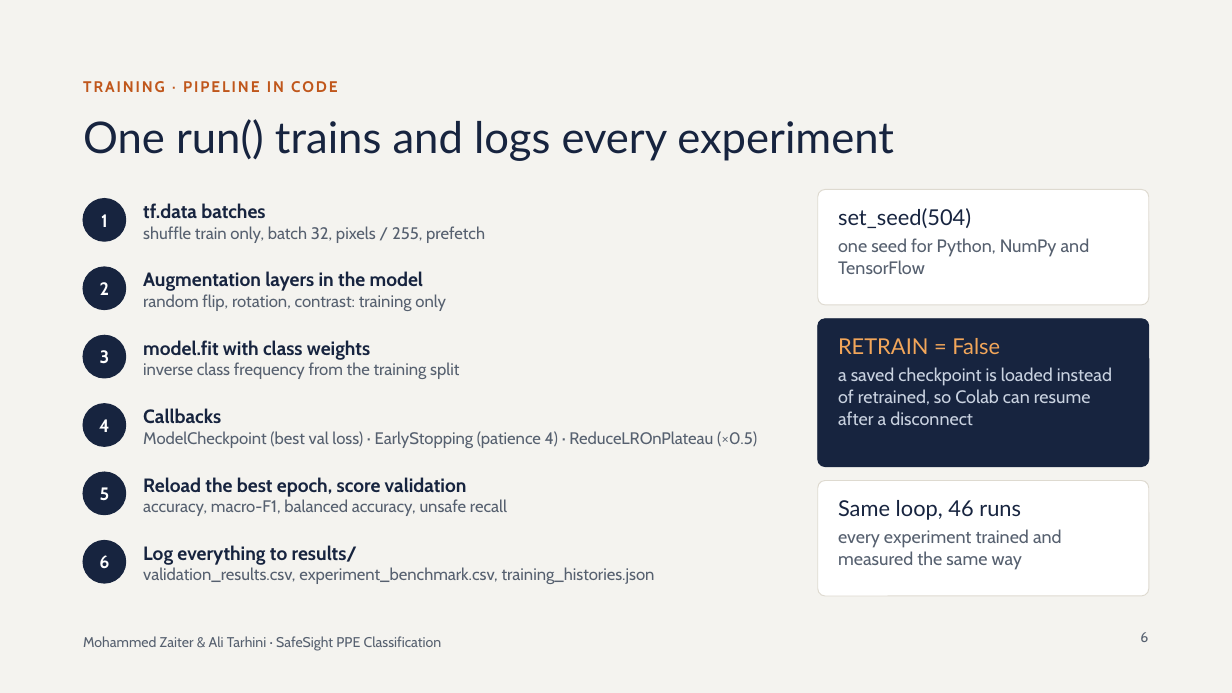
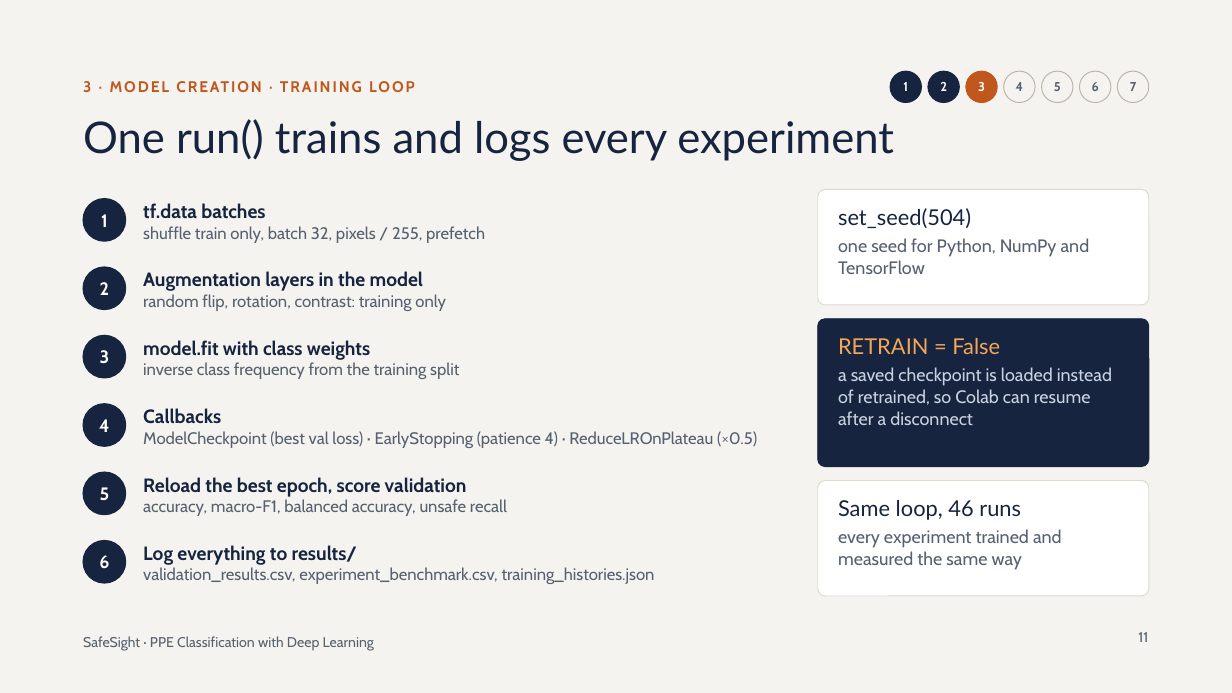
Before and after one commit to MohammedZaiter/Neural-Networks-and-Deep-Learning, a slide deck: slide 11 of Presentation/SafeSight_PPE_Deep_Learning.pptx (slide 6 before the commit). Drawn at 1232x693 pixels with LibreOffice and Linux fonts; fonts in the diff are those of the drawing. Boxes give left, top, right and bottom in pixels: in the first picture for what was removed or moved away, otherwise in the second. Text is boxed around its words. In the diff, an @@ line names an element or a change of style, - is before the commit and + after.

```diff
--- a/Presentation/SafeSight_PPE_Deep_Learning.pptx
+++ b/Presentation/SafeSight_PPE_Deep_Learning.pptx
@@ text at [83,81,91,92]: text changed @@
-TRAINING · PIPELINE IN CODE
+3 · MODEL CREATION · TRAINING LOOP
@@ ellipse added at [890,71,921,103], fill #17243F, outline #17243F 0.75 pt @@
@@ text added at [903,82,908,91], 10 pt, text #FFFFFF, bold @@
+1
@@ ellipse added at [928,71,959,103], fill #17243F, outline #17243F 0.75 pt @@
@@ text added at [940,82,947,91], 10 pt, text #FFFFFF, bold @@
+2
@@ ellipse added at [966,71,997,103], fill #C0571C, outline #C0571C 0.75 pt @@
@@ text added at [978,82,985,91], 10 pt, text #FFFFFF, bold @@
+3
@@ ellipse added at [1004,71,1035,103], fill #F4F3EF, outline #B9B4A8 0.75 pt @@
@@ text added at [1016,82,1023,91], 10 pt, text #56606F, bold @@
+4
@@ ellipse added at [1042,71,1073,103], fill #F4F3EF, outline #B9B4A8 0.75 pt @@
@@ text added at [1054,82,1061,91], 10 pt, text #56606F, bold @@
+5
@@ text "6": place and size @@
-text "6" at [1140,632,1148,642]
+text "6" at [1092,82,1099,91]
@@ text "6" at [1092,82,1099,91]: size 11 to 10 pt, bold on; alignment right to centre; vertical alignment top to middle @@
@@ ellipse added at [1080,71,1111,103], fill #F4F3EF, outline #B9B4A8 0.75 pt @@
@@ ellipse added at [1117,71,1149,103], fill #F4F3EF, outline #B9B4A8 0.75 pt @@
@@ text added at [1130,82,1137,91], 10 pt, text #56606F, bold @@
+7
@@ text at [83,636,374,651]: text changed @@
-Mohammed Zaiter & Ali Tarhini · SafeSight PPE Classification
+SafeSight · PPE Classification with Deep Learning
@@ page number added at [1138,632,1148,642], 11 pt, text #56606F @@
+11
```
Also in this commit, not shown: 22 other slides changed, 10 slides added.
